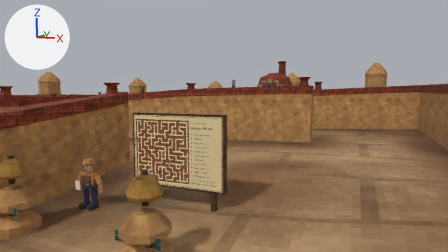
The Blender file Blender/Bellwake/SupperSteps.blend as it was, and as the next commit left it.
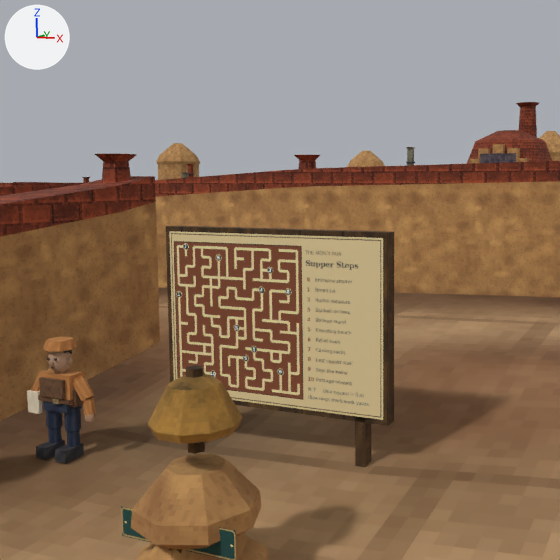
Each version is shown from the file's camera 'Review camera', then close up on the part from 14% to 66% of the width and 8% to 99% of the height. The axes (+X, +Y, +Z) are drawn at upper left. The lights are the same throughout. The last two pictures show the newer version.

The first close-up shows 'Continuous roadbed', 'Enamel guild lettering.011', 'Far ward tower.008', 'Nan the baker', 'Rebated map frame', 'Retained oven course', 'Road line bell.001', 'Stepped lantern pier.001', 'Survey showing every passage', 'Ward boundary course', 'Ward boundary course.001', 'Ward boundary course.002' and 17 more.
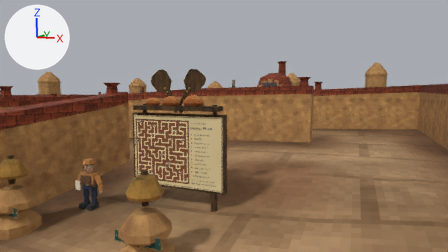
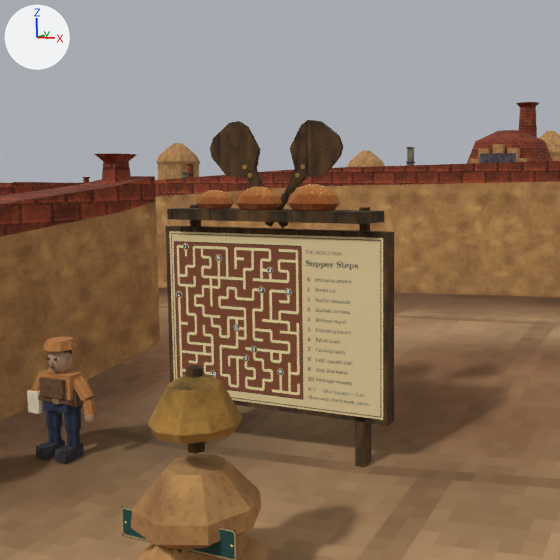
Edits to the bpy script that builds the scene:
```text
Add ob_baked_ration_loaf_002:
    ob_baked_ration_loaf_002 = bpy.data.objects.new('Baked ration loaf.002', me_baked_ration_loaf_002)  # 50 vertices, 42 faces; spans x 1.804..2.596, y -7.366..-6.894, z 3.927..4.266; in mat_ryecrust (picture img_ryecrust_png)
    ob_baked_ration_loaf_002.location = (0.0, 0.0, 0.0)
Add ob_baked_ration_loaf_001:
    ob_baked_ration_loaf_001 = bpy.data.objects.new('Baked ration loaf.001', me_baked_ration_loaf_001)  # 50 vertices, 42 faces; spans x 0.993..1.707, y -7.343..-6.917, z 3.927..4.233; in mat_ryecrust (picture img_ryecrust_png)
    ob_baked_ration_loaf_001.location = (0.0, 0.0, 0.0)
Add ob_baked_ration_loaf:
    ob_baked_ration_loaf = bpy.data.objects.new('Baked ration loaf', me_baked_ration_loaf)  # 50 vertices, 42 faces; spans x 0.329..0.931, y -7.31..-6.95, z 3.927..4.185; in mat_ryecrust (picture img_ryecrust_png)
    ob_baked_ration_loaf.location = (0.0, 0.0, 0.0)
Add ob_carved_baker_s_peel_001:
    ob_carved_baker_s_peel_001 = bpy.data.objects.new("Carved baker's peel.001", me_carved_baker_s_peel_001)  # 24 vertices, 14 faces; spans x 1.678..2.492, y -6.875..-6.775, z 4.223..5.137; in mat_wood (picture img_wood_png)
    ob_carved_baker_s_peel_001.location = (0.0, 0.0, 0.0)
Add ob_ash_peel_handle_001:
    ob_ash_peel_handle_001 = bpy.data.objects.new('Ash peel handle.001', me_ash_peel_handle_001)  # 16 vertices, 10 faces; spans x 1.265..1.872, y -6.883..-6.767, z 3.665..4.425; in mat_wood (picture img_wood_png)
    ob_ash_peel_handle_001.location = (0.0, 0.0, 0.0)
Add ob_carved_baker_s_peel:
    ob_carved_baker_s_peel = bpy.data.objects.new("Carved baker's peel", me_carved_baker_s_peel)  # 24 vertices, 14 faces; spans x 0.508..1.322, y -7.055..-6.955, z 4.223..5.137; in mat_wood (picture img_wood_png)
    ob_carved_baker_s_peel.location = (0.0, 0.0, 0.0)
Add ob_ash_peel_handle:
    ob_ash_peel_handle = bpy.data.objects.new('Ash peel handle', me_ash_peel_handle)  # 16 vertices, 10 faces; spans x 1.128..1.735, y -7.063..-6.947, z 3.665..4.425; in mat_wood (picture img_wood_png)
    ob_ash_peel_handle.location = (0.0, 0.0, 0.0)
Add ob_floured_mantle:
    ob_floured_mantle = bpy.data.objects.new('Floured mantle', me_floured_mantle)  # a box spanning x -0.06..3.06, y -7.31..-6.74, z 3.77..3.92; in mat_wood (picture img_wood_png)
    ob_floured_mantle.location = (0.0, 0.0, 0.0)
Add ob_bread_rack_cheek_001:
    ob_bread_rack_cheek_001 = bpy.data.objects.new('Bread rack cheek.001', me_bread_rack_cheek_001)  # an 8-sided cylinder along z spanning x 2.78..2.94, y -7.01..-6.85, z 2.11..3.96; in mat_wood (picture img_wood_png)
    ob_bread_rack_cheek_001.location = (0.0, 0.0, 0.0)
Add ob_bread_rack_cheek:
    ob_bread_rack_cheek = bpy.data.objects.new('Bread rack cheek', me_bread_rack_cheek)  # an 8-sided cylinder along z spanning x 0.06..0.22, y -7.01..-6.85, z 2.11..3.96; in mat_wood (picture img_wood_png)
    ob_bread_rack_cheek.location = (0.0, 0.0, 0.0)
```

What differs and where, as boxes (x1, y1, x2, y2) in the close-ups (560 x 560 px):
'Floured mantle', added (brown)
    after: (167, 208, 384, 224)
"Carved baker's peel.001", added (brown)
    after: (289, 120, 343, 187)
"Carved baker's peel", added (brown)
    after: (210, 121, 263, 187)
'Baked ration loaf.002', added (brown)
    after: (287, 184, 340, 211)
'Baked ration loaf.001', added (brown)
    after: (236, 187, 282, 210)
'Baked ration loaf', added (brown)
    after: (196, 190, 234, 209)
'Ash peel handle.001', added
    after: (265, 177, 297, 227)
'Bread rack cheek.001', added
    after: (359, 207, 370, 231)
'Ash peel handle', added
    after: (251, 176, 288, 228)
'Bread rack cheek', added
    after: (190, 205, 201, 227)
